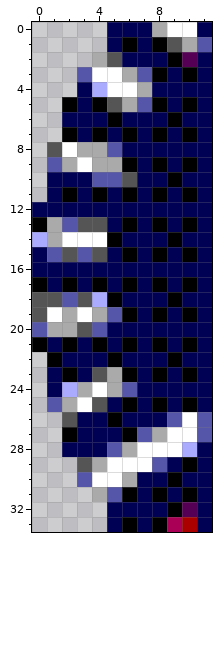
A pixel-art sprite gets an edit: resources/drawables/gauge3/g3_left.png. This is how it looked before the edit.
The file is 12x34 pixels.
And afterwards:
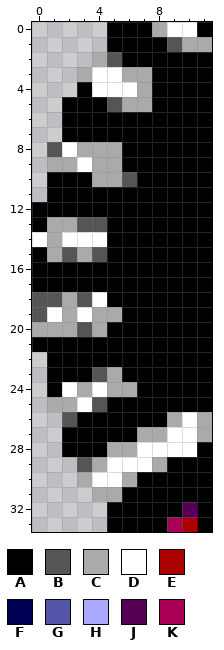
Palette (. is transparent): A #000000  B #555555  C #aaaaaa  D #ffffff  E #aa0000  F #000055  G #5555aa  H #aaaaff  J #550055  K #aa0055
The edit:
y 0: x 5..7 FFF -> AAA; x 11 F -> A
y 1: x 5 F -> A; x 7 F -> A; x 11 G -> C
y 2: x 6..8 FFF -> AAA; x 10..11 JF -> AA
y 3: x 3 G -> C; x 7 G -> C; x 9 F -> A; x 11 F -> A
y 4: x 3..4 FH -> AD; x 8..11 FFFF -> AAAA
y 5: x 3 F -> A; x 7 G -> C; x 9 F -> A; x 11 F -> A
y 6: x 2..4 FFF -> AAA; x 6..8 FFF -> AAA; x 10..11 FF -> AA
y 7: x 3 F -> A; x 5 F -> A; x 7 F -> A; x 9 F -> A; x 11 F -> A
y 8: x 5..11 GFFFFFF -> CAAAAAA
y 9: x 1 G -> C; x 7 F -> A; x 9 F -> A; x 11 F -> A
y 10: x 1..5 FFFGG -> AAACC; x 7..8 FF -> AA; x 10..11 FF -> AA
y 11: x 1 F -> A; x 3 F -> A; x 5 F -> A; x 7 F -> A; x 9 F -> A; x 11 F -> A
y 12: x 0..11 FFFFFFFFFFFF -> AAAAAAAAAAAA
y 13: x 2 G -> C; x 5 F -> A; x 7 F -> A; x 9 F -> A; x 11 F -> A
y 14: x 0 H -> D; x 6..8 FFF -> AAA; x 10..11 FF -> AA
y 15: x 0..1 FG -> AC; x 3 G -> C; x 5 F -> A; x 7 F -> A; x 9 F -> A; x 11 F -> A
y 16: x 0..11 FFFFFFFFFFFF -> AAAAAAAAAAAA
y 17: x 1 F -> A; x 3 F -> A; x 5 F -> A; x 7 F -> A; x 9 F -> A; x 11 F -> A
y 18: x 2 G -> C; x 4 H -> D; x 6..8 FFF -> AAA; x 10..11 FF -> AA
y 19: x 5 G -> C; x 7 F -> A; x 9 F -> A; x 11 F -> A
y 20: x 0 G -> C; x 4..11 GFFFFFFF -> CAAAAAAA
y 21: x 1 F -> A; x 3 F -> A; x 5 F -> A; x 7 F -> A; x 9 F -> A; x 11 F -> A
y 22: x 2..4 FFF -> AAA; x 6..8 FFF -> AAA; x 10..11 FF -> AA
y 23: x 1 F -> A; x 3 F -> A; x 7 F -> A; x 9 F -> A; x 11 F -> A
y 24: x 1..2 FH -> AD; x 6..11 GFFFFF -> CAAAAA
y 25: x 1 G -> C; x 5 F -> A; x 7 F -> A; x 9 F -> A; x 11 F -> A
y 26: x 3..4 FF -> AA; x 6..9 FFFG -> AAAC; x 11 G -> C
y 27: x 3..5 FFF -> AAA; x 7 G -> C; x 11 G -> C
y 28: x 2..5 FFFG -> AAAC; x 10..11 HF -> DA
y 29: x 8..9 GF -> CA; x 11 F -> A
y 30: x 3 G -> C; x 7..8 FF -> AA; x 10..11 FF -> AA
y 31: x 5 G -> C; x 7 F -> A; x 9 F -> A; x 11 F -> A
y 32: x 5..8 FFFF -> AAAA; x 11 F -> A
y 33: x 5 F -> A; x 7 F -> A; x 11 F -> A
Where, in picture pixels (left, top, right, bottom), the same in both pictures:
changed: (32, 22, 212, 532)
